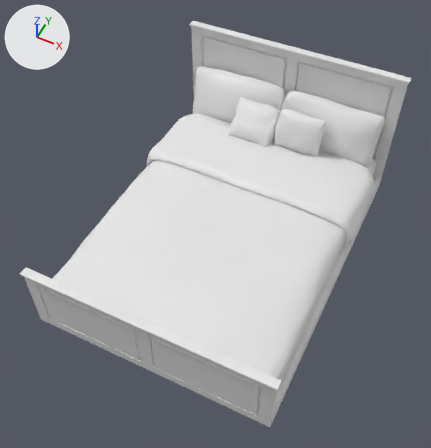
The OBJ model models/lit.obj: old version first, new version second.
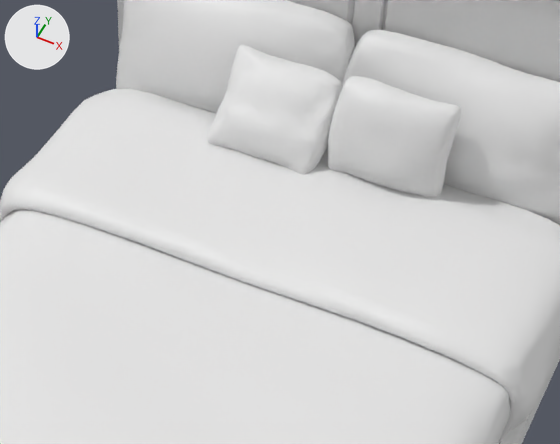
There are two pictures of each version: one whole from a 50 mm camera at (0.302, -0.648, 0.733) aimed at (-0.003, -0.038, -0.029), one close up on the part from 34% to 85% of the width and 18% to 56% of the height. Lighting does not change. The marker at upper left points along +X, +Y and +Z. Materials are left out; every surface is plain grey. Where no turn or scale is listed for an object, it has been applied to the vertices.

Objects in the first close-up: 'lit'.
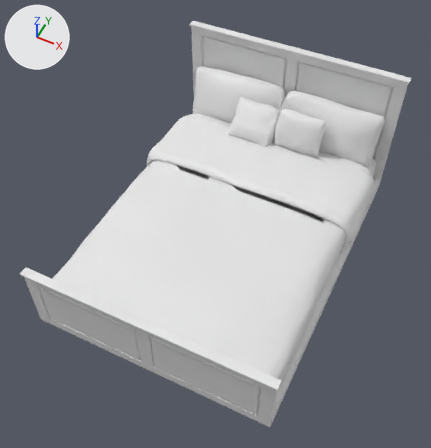
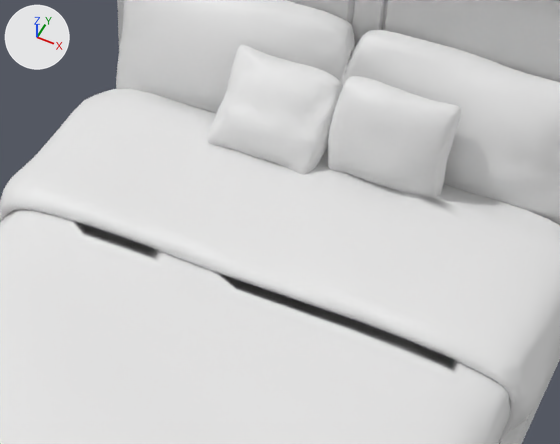
Pixel boxes (x1, y1, x2, y2) of what changed, in the close-ups (560 x 444 px):
part 1 of me_lit, deleted
    before: (56, 216, 472, 385)

What the commit changed:
me_lit is used by ob_lit; location (0.0, 0.0, 0.0).
me_lit had 12450 vertices, 24856 faces and spanned x -0.214..0.214, y -0.286..0.286, z -0.132..0.132.
me_lit now has 10452 vertices, 20946 faces and spans x -0.214..0.214, y -0.286..0.286, z -0.132..0.132.
me_lit part 1: 11 vertices removed from x -0.122..0.15, y 0.064..0.077, z -0.038..-0.031.
